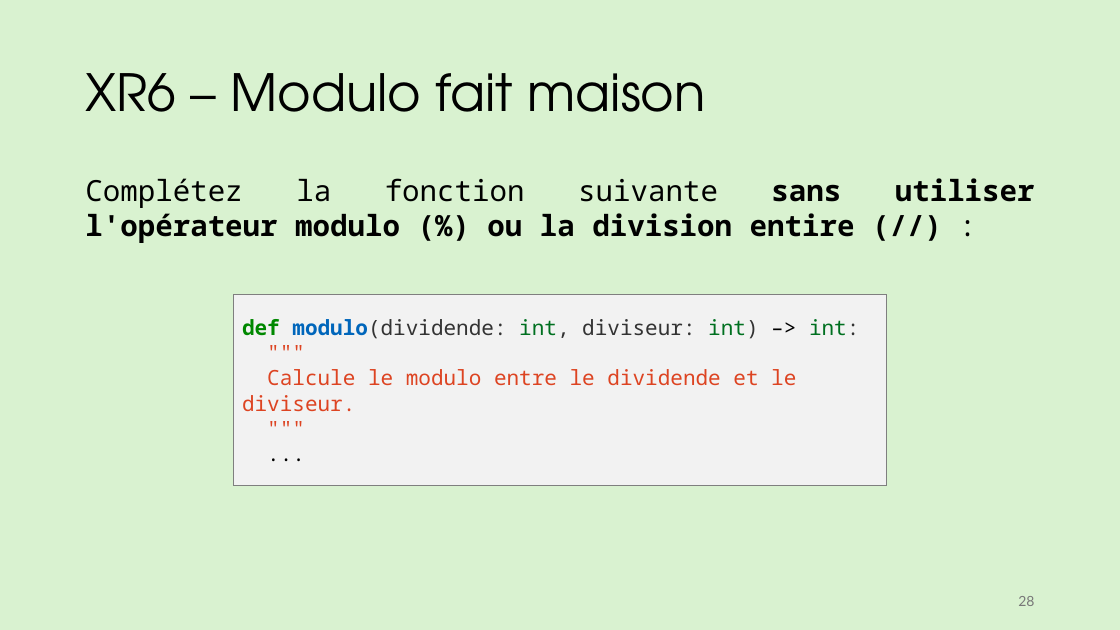
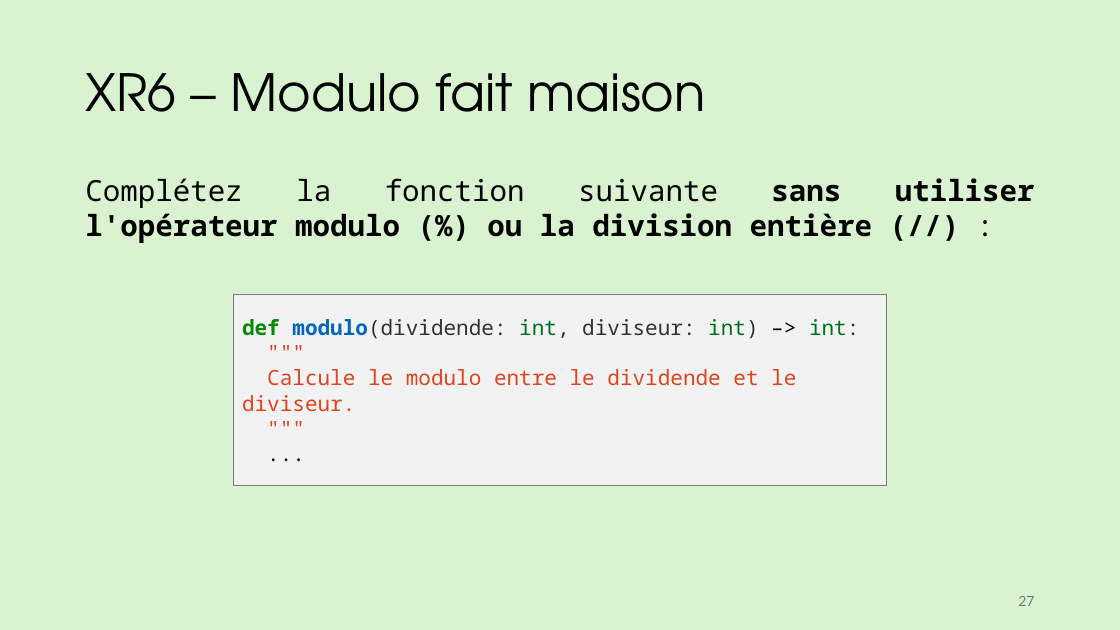
Before and after one commit to iannickgagnon/sagedays_iannick_2026, a slide deck: slide 27 of python_1/presentation_python_1.pptx (slide 28 before the commit). Drawn at 1120x630 pixels with LibreOffice and Linux fonts; fonts in the diff are those of the drawing. Boxes give left, top, right and bottom in pixels: in the first picture for what was removed or moved away, otherwise in the second. Text is boxed around its words. In the diff, an @@ line names an element or a change of style, - is before the commit and + after.

```diff
--- a/python_1/presentation_python_1.pptx
+++ b/python_1/presentation_python_1.pptx
@@ text at <box>85,178,1035,243</box>: text changed @@
-Complétez la fonction suivante sans utiliser l'opérateur modulo (%) ou la division entire (//) :
+Complétez la fonction suivante sans utiliser l'opérateur modulo (%) ou la division entière (//) :
@@ page number at <box>1018,596,1034,606</box>: text changed @@
-28
+27
```
Also in this commit, not shown: 14 other slides changed, 2 slides added, 4 slides removed.
